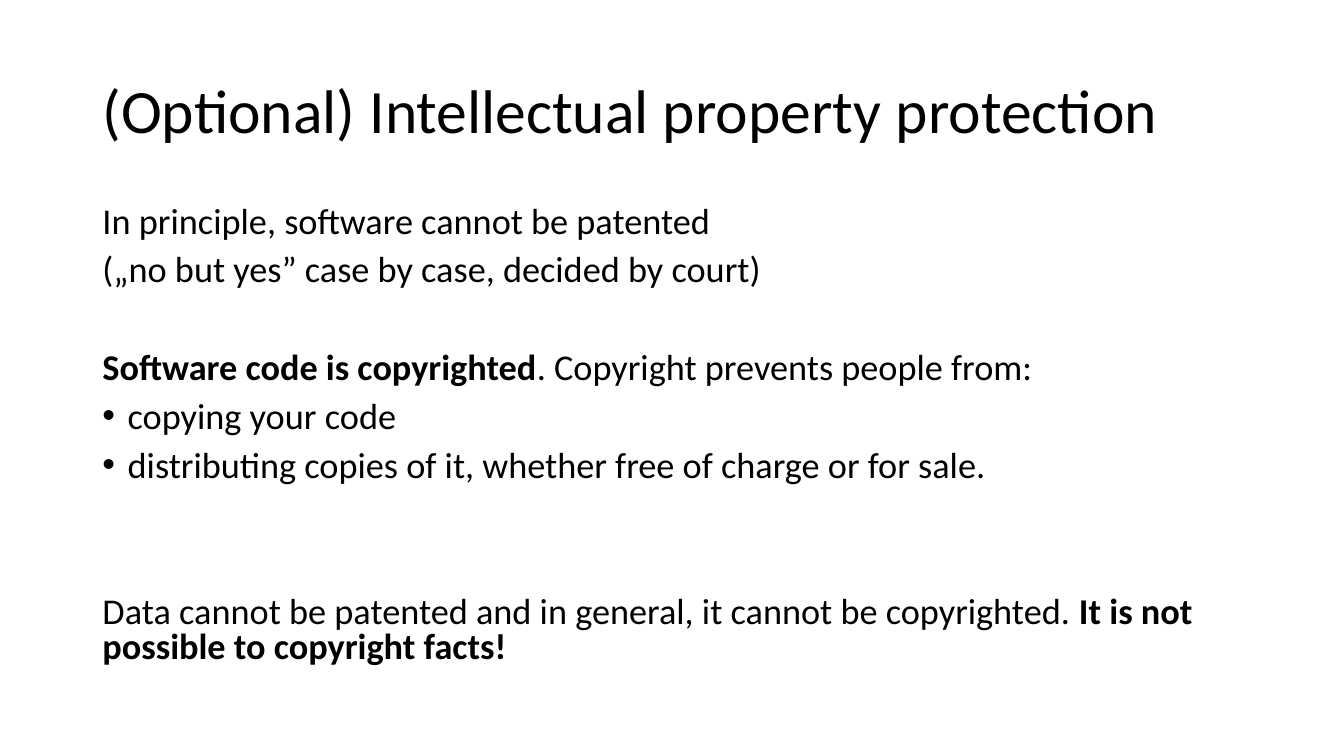
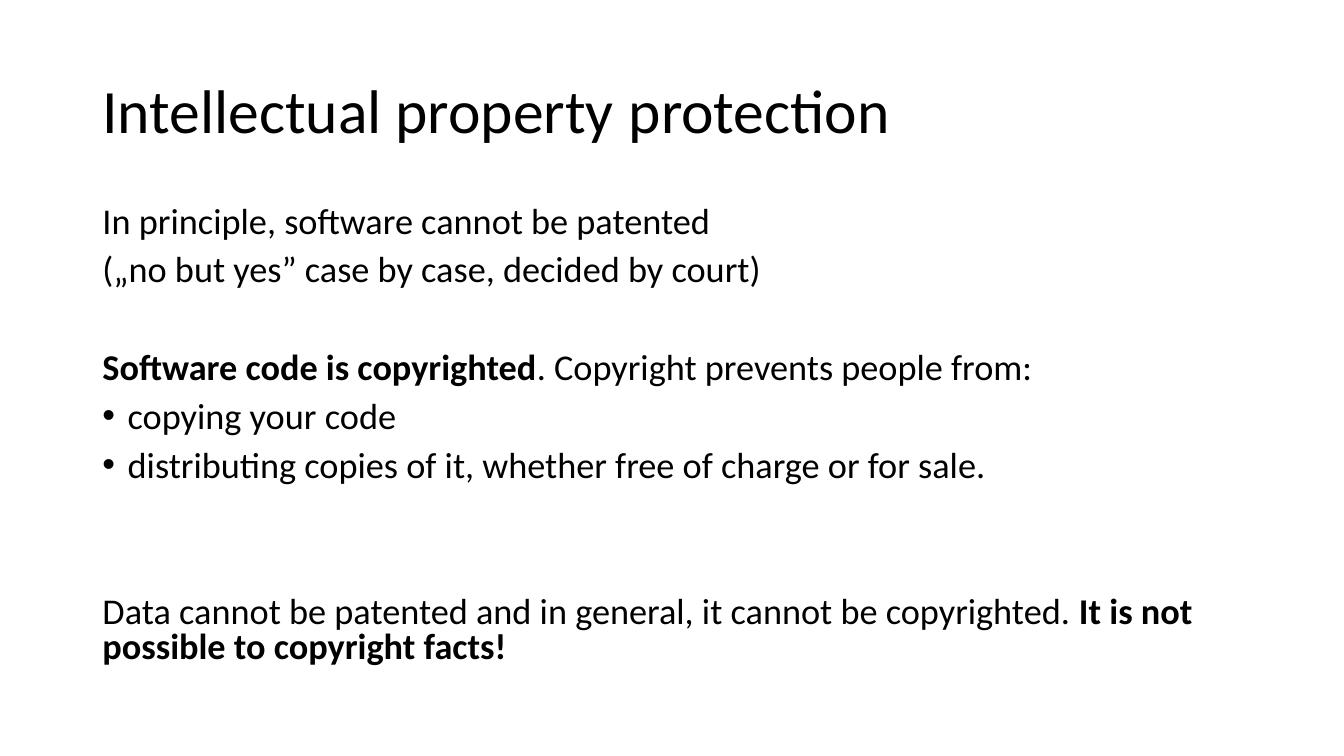
Before and after one commit to tobyhodges/solid-waddle, a slide deck: slide 22 of instructors/OS_Episode_v1.0.pptx. Drawn at 1344x756 pixels with LibreOffice and Linux fonts; fonts in the diff are those of the drawing. Boxes give left, top, right and bottom in pixels: in the first picture for what was removed or moved away, otherwise in the second. Text is boxed around its words. In the diff, an @@ line names an element or a change of style, - is before the commit and + after.

```diff
--- a/instructors/OS_Episode_v1.0.pptx
+++ b/instructors/OS_Episode_v1.0.pptx
@@ title at <box>102,90,890,143</box>: text changed @@
-(Optional) Intellectual property protection
+Intellectual property protection
```
Also in this commit, not shown: 3 other slides changed, 1 slide added, 1 slide removed, 1 other file.
